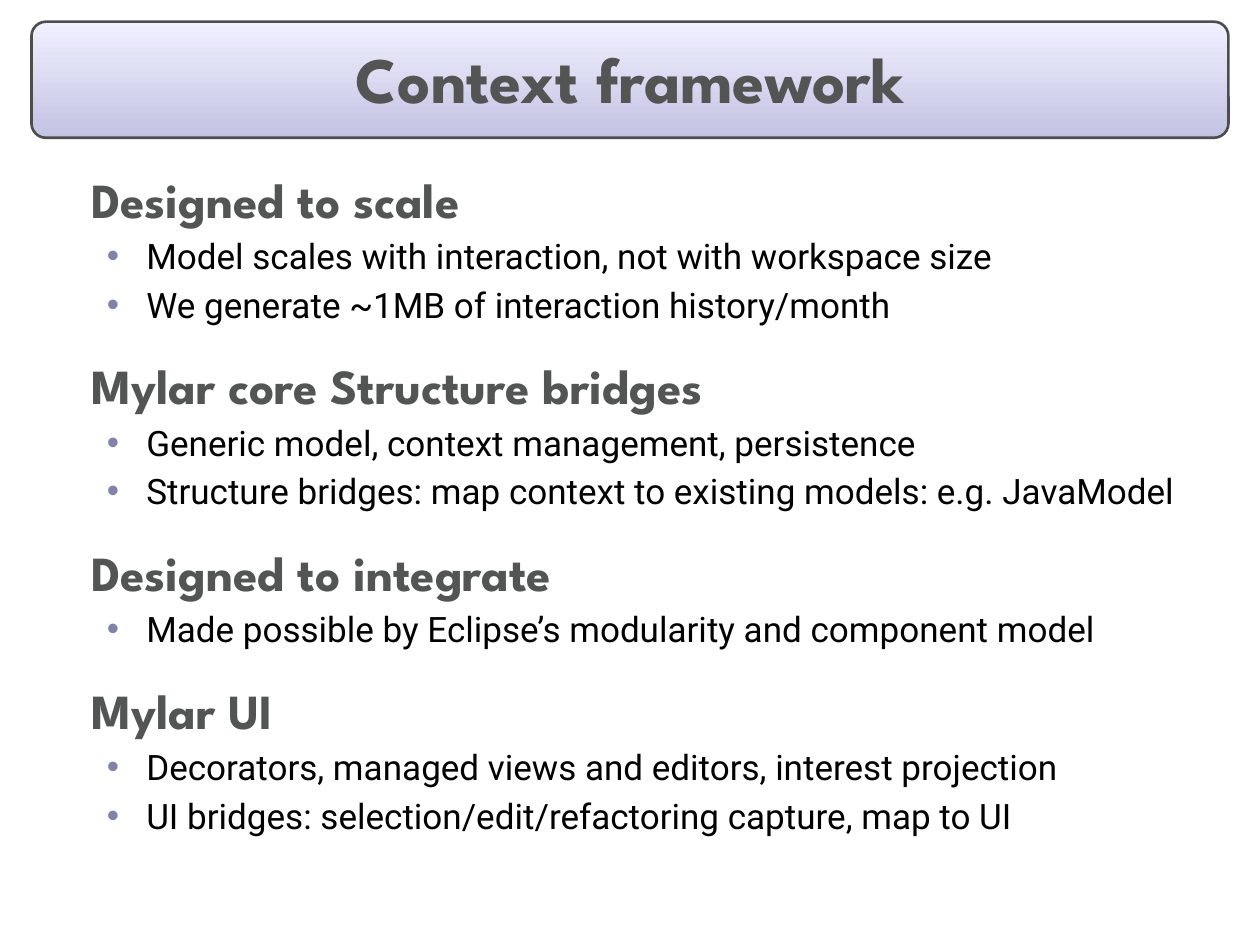
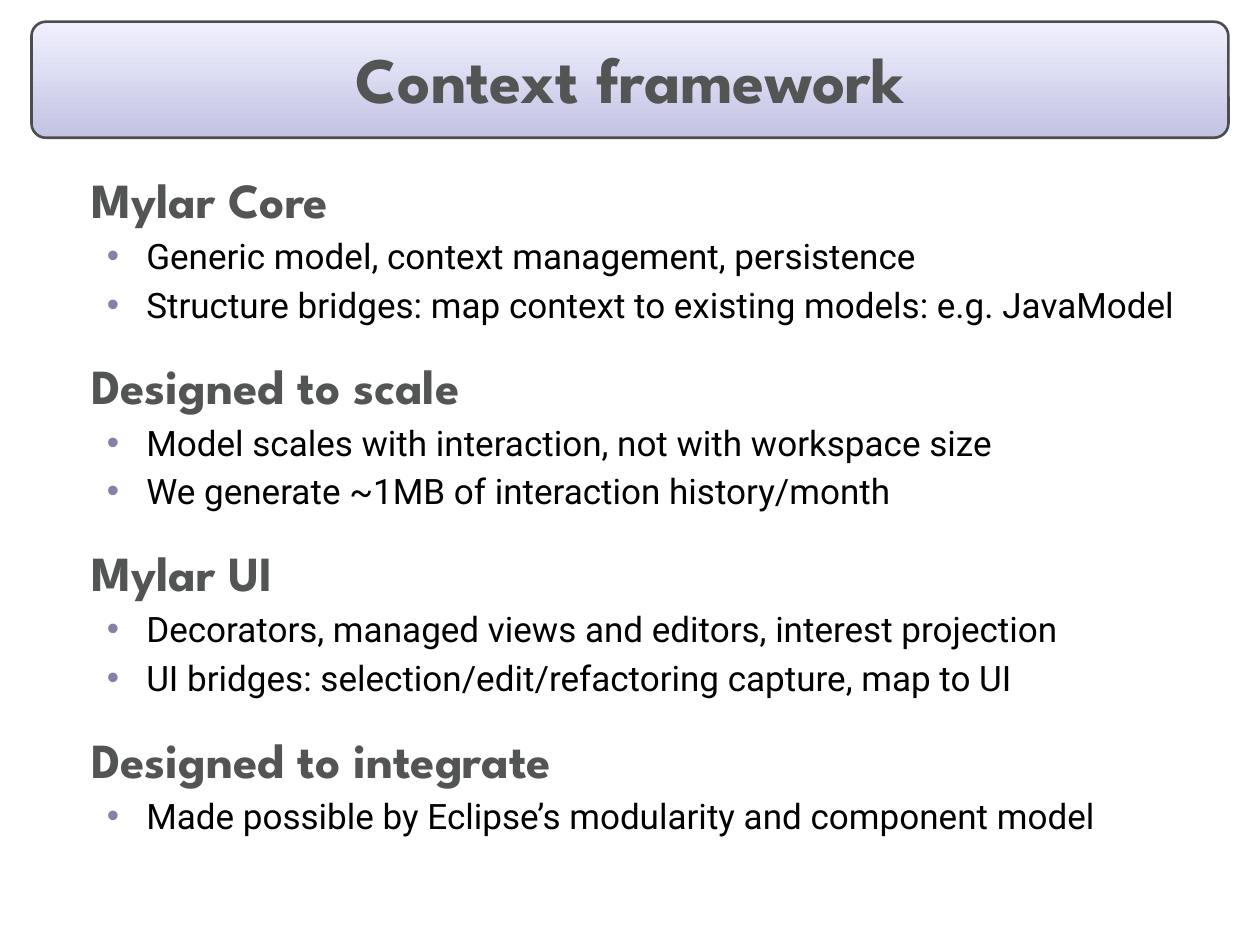
Before and after one commit to eclipse-mylyn/mylyn-website, a slide deck: slide 15 of publications/2006-03-mylar-eclipsecon.ppt. Drawn at 1260x945 pixels with LibreOffice and Linux fonts; fonts in the diff are those of the drawing. Boxes give left, top, right and bottom in pixels: in the first picture for what was removed or moved away, otherwise in the second. Text is boxed around its words. In the diff, an @@ line names an element or a change of style, - is before the commit and + after.

Commit message:
Progress on: prepare eclipsecon talk and slides

```diff
--- a/publications/2006-03-mylar-eclipsecon.ppt
+++ b/publications/2006-03-mylar-eclipsecon.ppt
@@ text at (x1=91, y1=184, x2=1173, y2=326): paragraphs added @@
+  Mylar Core
+  • Generic model, context management, persistence
+  • Structure bridges: map context to existing models: e.g. JavaModel
@@ text at (x1=91, y1=370, x2=1173, y2=650): paragraphs removed @@
-  Mylar core Structure bridges
-  • Generic model, context management, persistence
-  • Structure bridges: map context to existing models: e.g. JavaModel
-  Designed to integrate
-  • Made possible by Eclipse’s modularity and component model
@@ text at (x1=91, y1=744, x2=1095, y2=837): paragraphs added @@
+  Designed to integrate
+  • Made possible by Eclipse’s modularity and component model
```
Also in this commit, not shown: 10 other slides changed.
